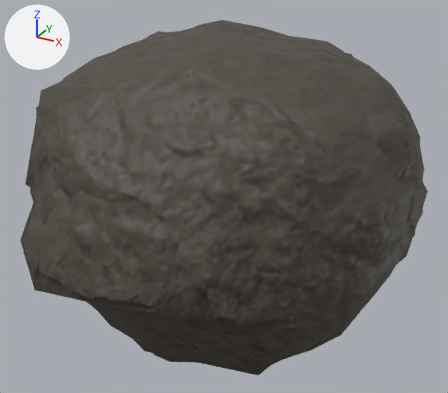
An edit to the FBX model Rocks/RockLumps.fbx, drawn before and after from the same camera.
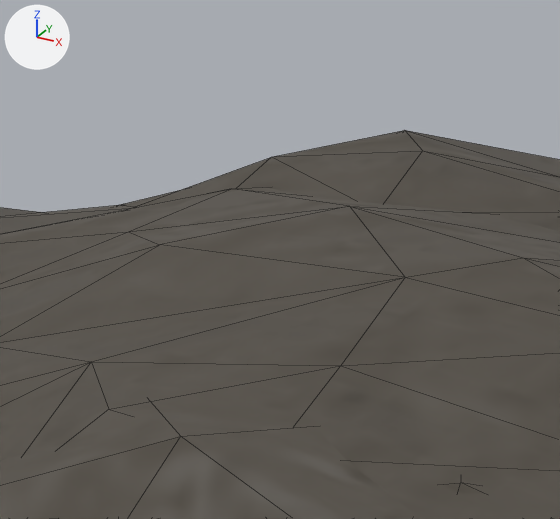
The first picture shows the older version from a camera (50 mm lens) standing at (0.734, -1.373, 0.648) and looking at (-0.013, -0.015, -0.032). The close-ups show both versions on the part from 36% to 55% of the width and 0% to 20% of the height of that picture. Lighting does not change. The marker at upper left points along +X, +Y and +Z. The close-ups show mesh edges as thin lines.

In view in the first close-up: 'RockLump1', 'RockLump1Collider', 'RockLump3'.
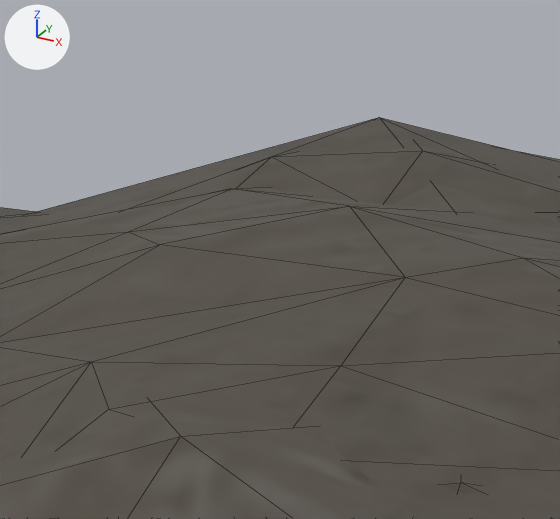
What differs and where, as boxes [x1, y1, x2, y2] in the close-ups (560 x 519 px):
'RockLump3simpler', added
    after: [21, 117, 560, 233]

Edits to the bpy script that builds the scene:
```text
Add mat_rocklump_normalmap_001:
    mat_rocklump_normalmap_001 = bpy.data.materials.new('RockLump.normalmap.001')
    # colours: brown #4c463d
    # uses the picture img_rocklumpnormalatlas_jpg
Add me_rocklump3simpler:
    me_rocklump3simpler.from_pydata(...)  # 95 vertices, 186 faces; spans x -0.54..0.496, y -0.479..0.507, z -0.378..0.409
    me_rocklump3simpler.materials.append(mat_rocklump_normalmap_001)
Add ob_rocklump3simpler:
    ob_rocklump3simpler = bpy.data.objects.new('RockLump3simpler', me_rocklump3simpler)
    ob_rocklump3simpler.location = (0.0, 0.0, 0.0)
```
